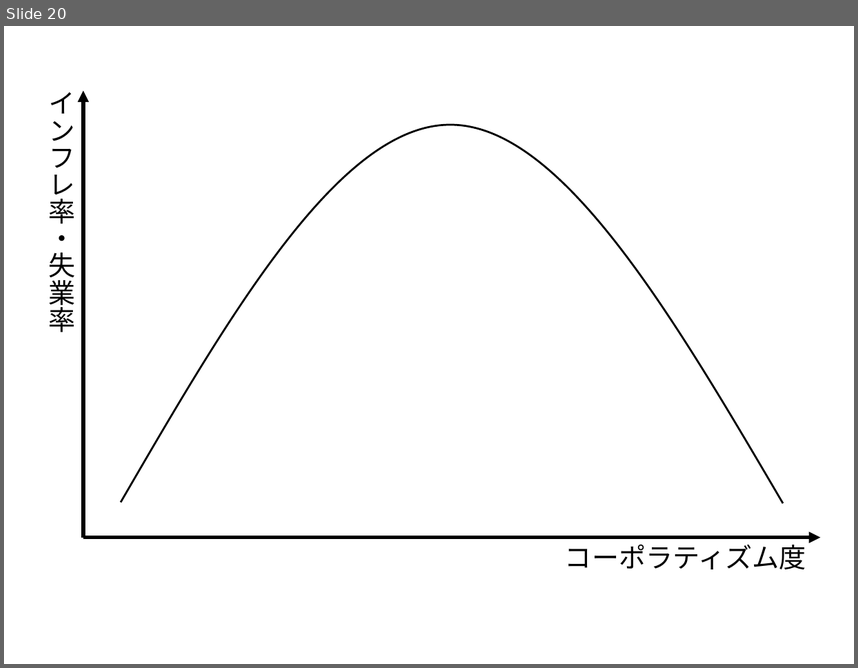
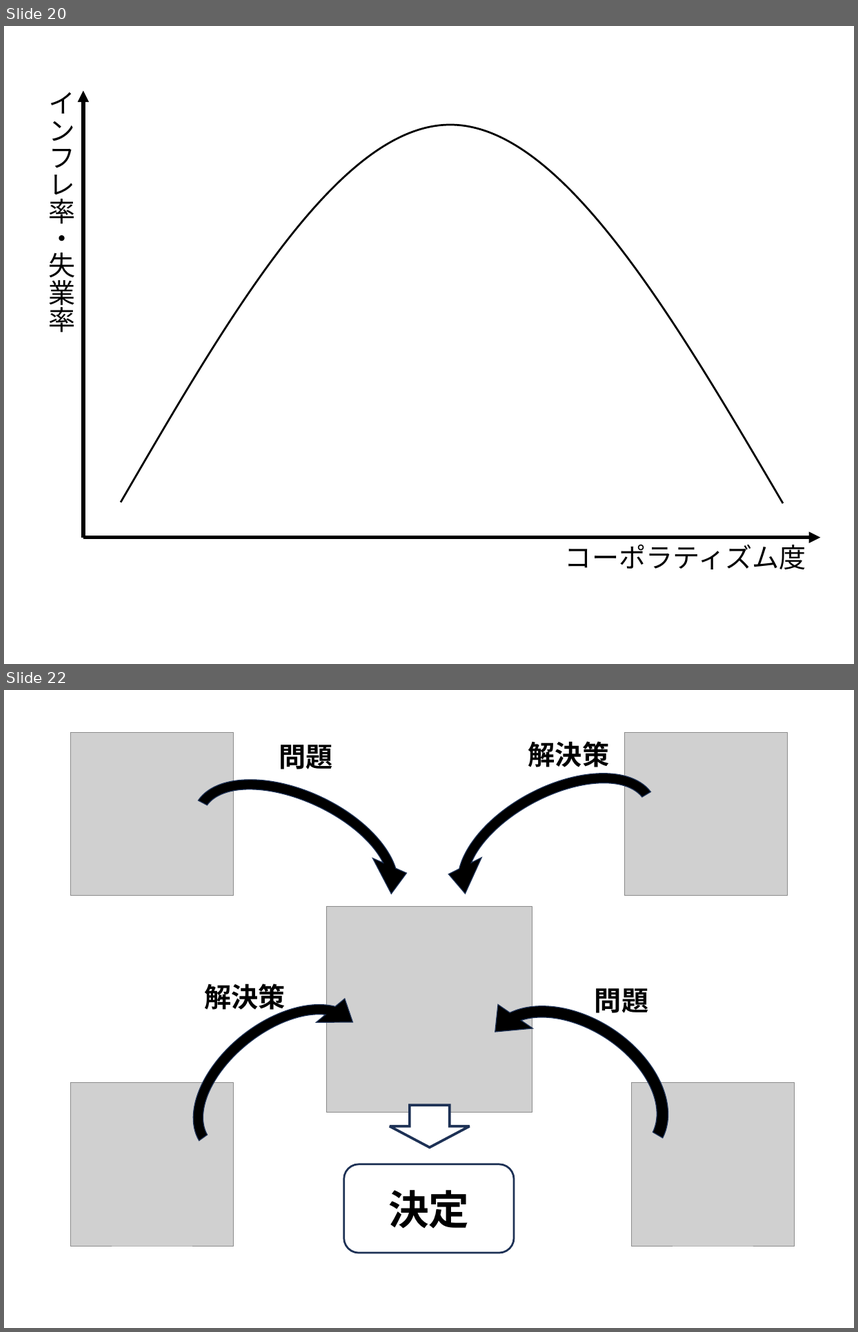
Before and after one commit to junpei-suzuki/PP-2026-Komazawa, a slide deck: figs/DIYfigures_pp.pptx. Shown one above the other, each under a label of ours: slide 20 before the commit, slides 20 and 22 after it; the slides between them are not shown. The pictures are 858x668 and 858x1332 pixels, drawn with LibreOffice and Linux fonts; fonts in the diff are those of the drawing; grey boxes stand for pictures. Boxes give left, top, right and bottom in pixels: in the first picture for what was removed or moved away, otherwise in the second. Text is boxed around its words. In the diff, an @@ line names an element or a change of style, - is before the commit and + after.

```diff
--- a/figs/DIYfigures_pp.pptx
+++ b/figs/DIYfigures_pp.pptx
@@ slide 22 added at (x1=4, y1=690, x2=854, y2=1328), background #FFFFFF @@
@@ group added at (x1=71, y1=724, x2=795, y2=1253): 5 pictures, 4 circular arrows, 4 texts, 1 rounded rectangle, 1 right arrow @@
+問題
+問題
+解決策
+解決策
+決定
```
Also in this commit, not shown: 3 other slides added, 17 other files.
